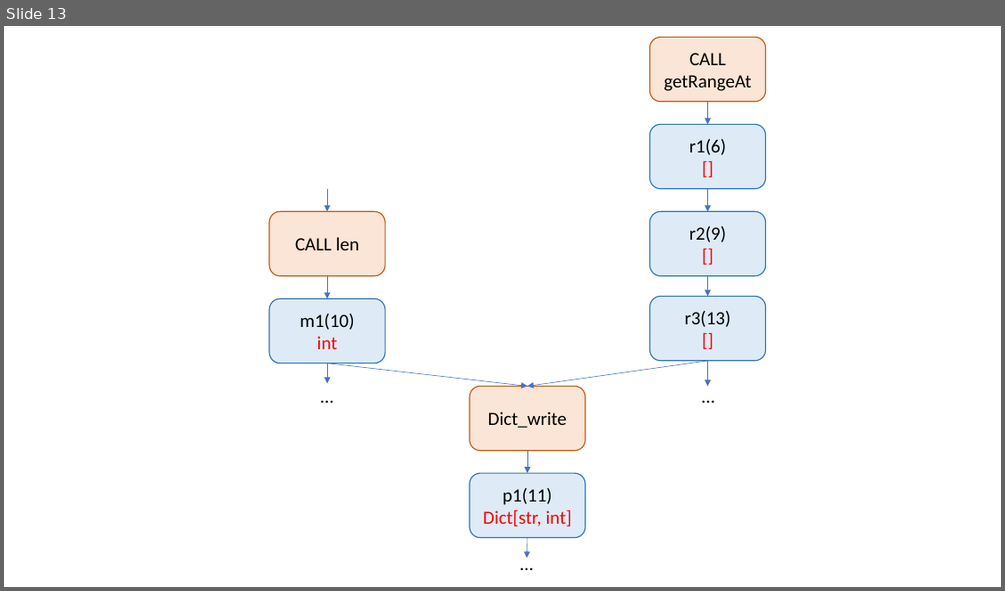
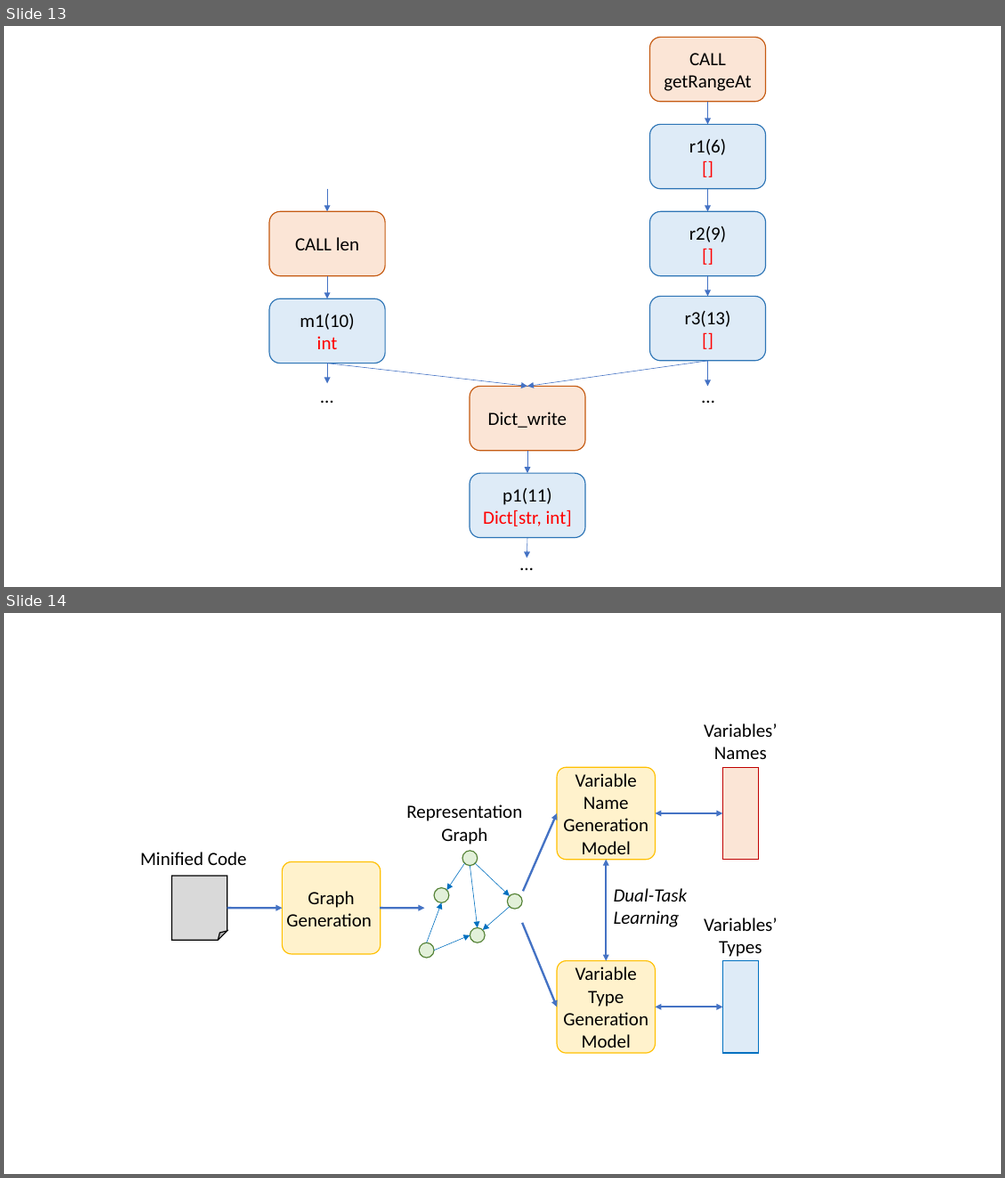
Before and after one commit to tien-n-nguyen/deminification, a slide deck: figures/figures.pptx. Shown one above the other, each under a label of ours: slide 13 before the commit, slides 13 and 14 after it. The pictures are 1005x591 and 1005x1178 pixels, drawn with LibreOffice and Linux fonts; fonts in the diff are those of the drawing. Boxes give left, top, right and bottom in pixels: in the first picture for what was removed or moved away, otherwise in the second. Text is boxed around its words. In the diff, an @@ line names an element or a change of style, - is before the commit and + after.

Commit message:
done up to dual-task

```diff
--- a/figures/figures.pptx
+++ b/figures/figures.pptx
@@ slide 14 added at <box>4,613,1001,1174</box>, background #FFFFFF @@
@@ text added at <box>704,723,777,759</box>, 18 pt, text #000000 @@
+Variables’ Names
@@ rounded rectangle added at <box>557,767,655,859</box>, fill #FFF2CC, outline #FFC000 1 pt, 18 pt, text #000000 @@
+Variable Name Generation
+Model
@@ rectangle added at <box>722,767,759,859</box>, fill #FBE5D6, outline #C00000 1 pt @@
@@ text added at <box>406,804,522,844</box>, 18 pt, text #000000 @@
+Representation Graph
@@ arrow added from (523, 892) to (557, 813), #4472C4 2 pt @@
@@ double arrow added from (655, 813) to (722, 813), #4472C4 1.5 pt @@
@@ text added at <box>140,852,247,865</box>, 18 pt, text #000000 @@
+Minified Code
@@ folded corner added at <box>171,876,226,940</box>, fill #D9D9D9, outline #000000 1 pt @@
@@ rounded rectangle added at <box>283,862,380,954</box>, fill #FFF2CC, outline #FFC000 1 pt, 18 pt, text #000000 @@
+Graph
+Generation
@@ double arrow added from (606, 859) to (606, 961), #4472C4 1.5 pt @@
@@ group added at <box>419,851,522,957</box>: 6 arrows, 5 ellipses @@
@@ text added at <box>614,888,688,927</box>, 18 pt, text #000000, italic @@
+Dual-Task
+Learning
@@ arrow added from (226, 908) to (283, 908), #4472C4 2 pt @@
@@ arrow added from (380, 908) to (425, 908), #4472C4 2 pt @@
@@ arrow added from (522, 923) to (557, 1007), #4472C4 2 pt @@
@@ text added at <box>704,917,777,957</box>, 18 pt, text #000000 @@
+Variables’ Types
@@ rounded rectangle added at <box>557,961,655,1053</box>, fill #FFF2CC, outline #FFC000 1 pt, 18 pt, text #000000 @@
+Variable Type Generation
+Model
@@ rectangle added at <box>722,961,759,1053</box>, fill #DEEBF7, outline #0070C0 1 pt @@
@@ double arrow added from (655, 1007) to (722, 1007), #4472C4 1.5 pt @@
```
Also in this commit, not shown: 5 other files.
